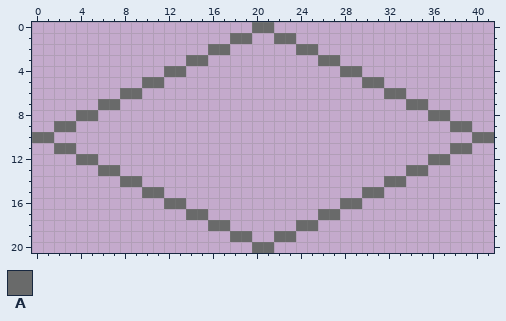
Pixel-art file: app/assets/img/Ground.ase. This is how it looked before the edit.
42x21 pixels, 1 frame.
Palette (. is transparent): A #696a6a
And afterwards:
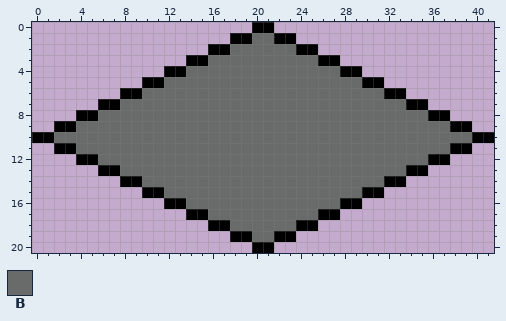
Colours new in this view: B #696a6a
Difference:
@@ palette @@
-A #696a6a
+A #000000
@@ x 0..41 @@
  0 ....................AA....................
- 1 ..................AA..AA..................
- 2 ................AA......AA................
- 3 ..............AA..........AA..............
- 4 ............AA..............AA............
- 5 ..........AA..................AA..........
- 6 ........AA......................AA........
- 7 ......AA..........................AA......
- 8 ....AA..............................AA....
- 9 ..AA..................................AA..
-10 AA......................................AA
-11 ..AA..................................AA..
-12 ....AA..............................AA....
-13 ......AA..........................AA......
-14 ........AA......................AA........
-15 ..........AA..................AA..........
-16 ............AA..............AA............
-17 ..............AA..........AA..............
-18 ................AA......AA................
-19 ..................AA..AA..................
+ 1 ..................AABBAA..................
+ 2 ................AABBBBBBAA................
+ 3 ..............AABBBBBBBBBBAA..............
+ 4 ............AABBBBBBBBBBBBBBAA............
+ 5 ..........AABBBBBBBBBBBBBBBBBBAA..........
+ 6 ........AABBBBBBBBBBBBBBBBBBBBBBAA........
+ 7 ......AABBBBBBBBBBBBBBBBBBBBBBBBBBAA......
+ 8 ....AABBBBBBBBBBBBBBBBBBBBBBBBBBBBBBAA....
+ 9 ..AABBBBBBBBBBBBBBBBBBBBBBBBBBBBBBBBBBAA..
+10 AABBBBBBBBBBBBBBBBBBBBBBBBBBBBBBBBBBBBBBAA
+11 ..AABBBBBBBBBBBBBBBBBBBBBBBBBBBBBBBBBBAA..
+12 ....AABBBBBBBBBBBBBBBBBBBBBBBBBBBBBBAA....
+13 ......AABBBBBBBBBBBBBBBBBBBBBBBBBBAA......
+14 ........AABBBBBBBBBBBBBBBBBBBBBBAA........
+15 ..........AABBBBBBBBBBBBBBBBBBAA..........
+16 ............AABBBBBBBBBBBBBBAA............
+17 ..............AABBBBBBBBBBAA..............
+18 ................AABBBBBBAA................
+19 ..................AABBAA..................
 20 ....................AA....................
Changed places in both pictures, as pixel boxes (x1, y1, x2, y2):
changed: (32, 22, 494, 253)
